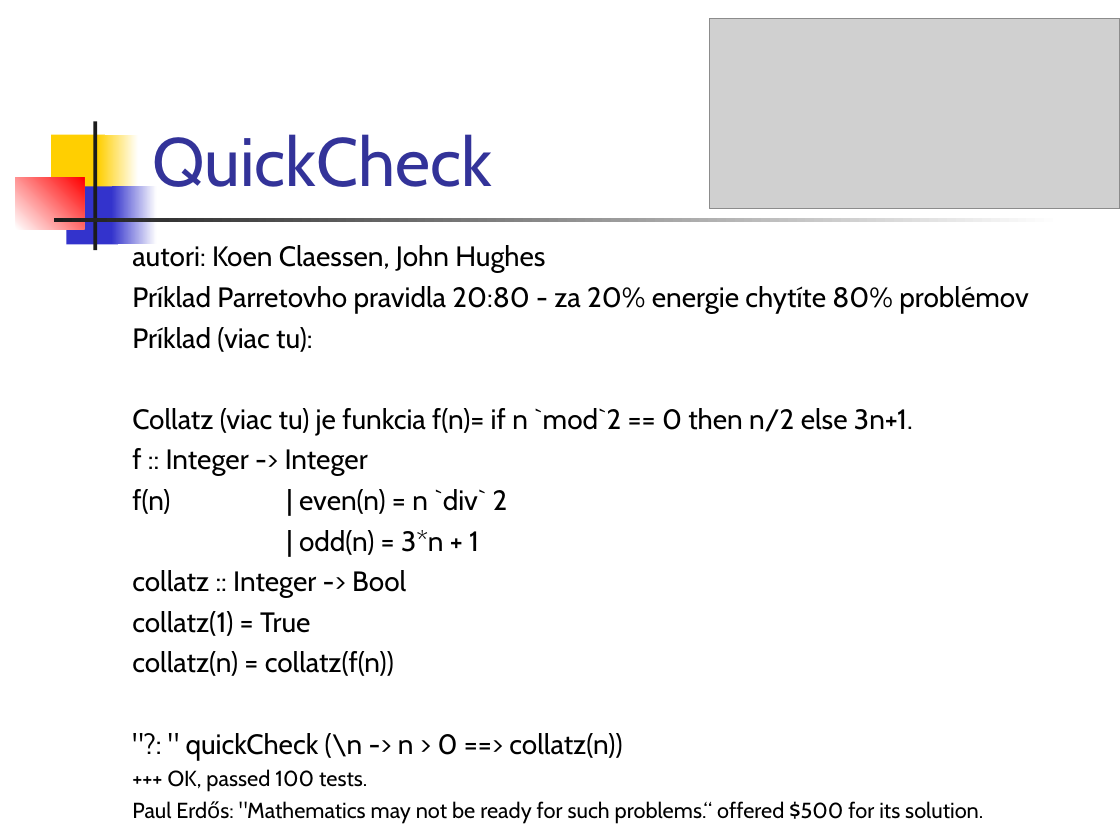
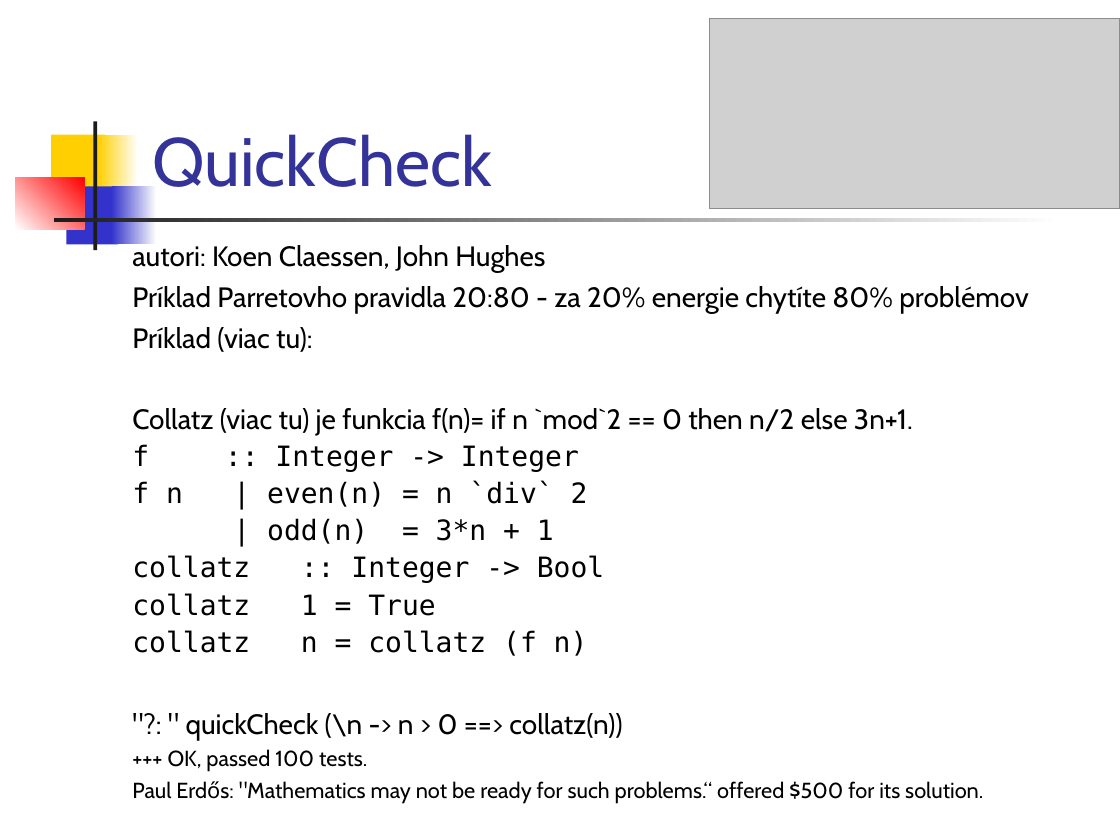
Before and after one commit to Funkcionalne/Prednasky, a slide deck: slide 7 of 02/02_fpro.ppt. Drawn at 1120x840 pixels with LibreOffice and Linux fonts; fonts in the diff are those of the drawing; grey boxes stand for pictures. Boxes give left, top, right and bottom in pixels: in the first picture for what was removed or moved away, otherwise in the second. Text is boxed around its words. In the diff, an @@ line names an element or a change of style, - is before the commit and + after.

```diff
--- a/02/02_fpro.ppt
+++ b/02/02_fpro.ppt
@@ text at <box>132,444,604,583</box>: font Cabin to DejaVu Sans Mono in "f :: Integer -> Integer", "| odd(n) = 3*n + 1", "collatz :: Integer -> Bool"; line spacing 1 to 0.9 @@
@@ text at <box>132,480,588,507</box>: text changed; font Cabin to DejaVu Sans Mono @@
-f(n) | even(n) = n `div` 2
+f n | even(n) = n `div` 2
@@ text at <box>132,593,588,656</box>: text changed; font Cabin to DejaVu Sans Mono @@
-collatz(1) = True
-collatz(n) = collatz(f(n))
+collatz 1 = True
+collatz n = collatz (f n)
```
Also in this commit, not shown: 1 other slide changed, 2 other files.
